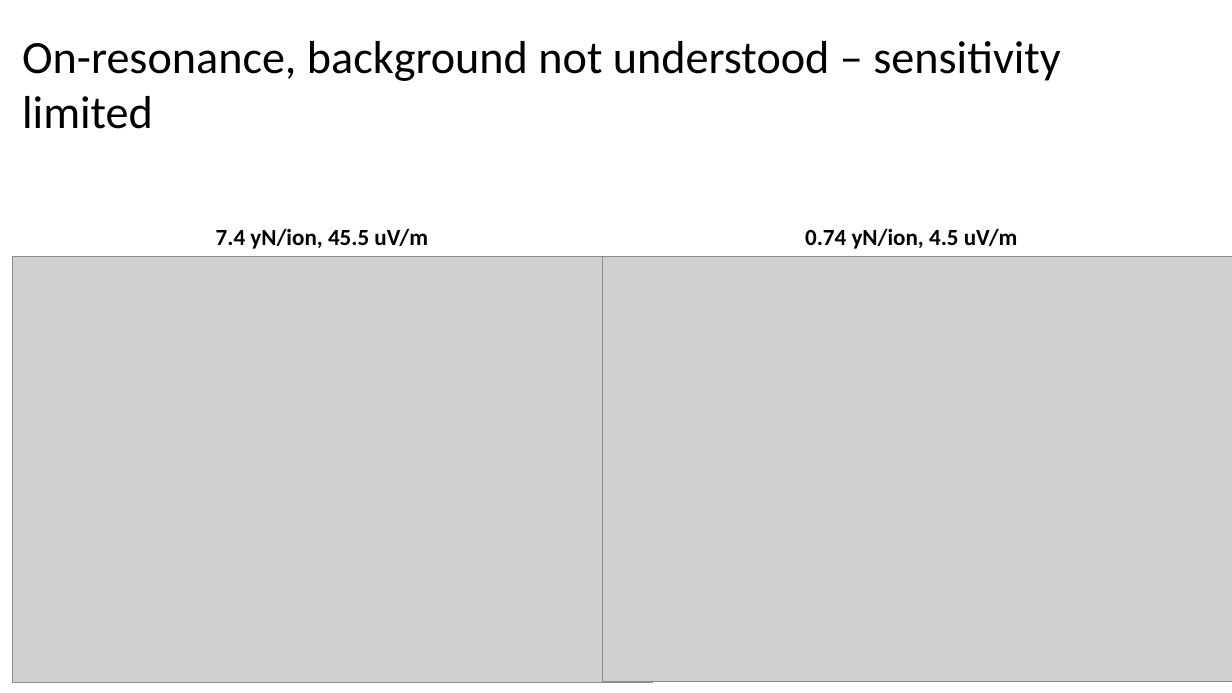
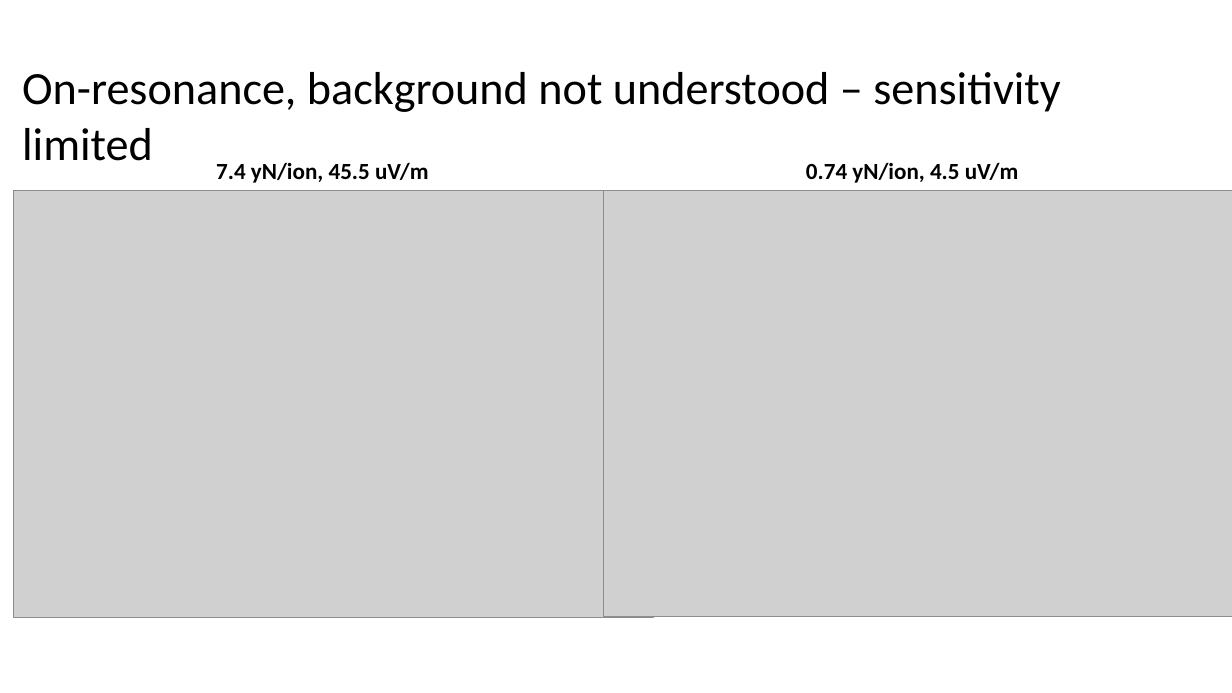
Before and after one commit to kgilmo/amplitude_sensing_paper, a slide deck: slide 11 of amplitude_sensing_penning.pptx. Drawn at 1232x693 pixels with LibreOffice and Linux fonts; fonts in the diff are those of the drawing; grey boxes stand for pictures. Boxes give left, top, right and bottom in pixels: in the first picture for what was removed or moved away, otherwise in the second. Text is boxed around its words. In the diff, an @@ line names an element or a change of style, - is before the commit and + after.

```diff
--- a/amplitude_sensing_penning.pptx
+++ b/amplitude_sensing_penning.pptx
@@ text "On-resonance, background not understood – ...": place and size @@
-text "On-resonance, background not understood – ..." at [22, 41, 1060, 129]
+text "On-resonance, background not understood – ..." at [22, 72, 1060, 161]
@@ 2 pictures, 2 texts: place and size @@
-2 pictures, 2 texts at [13, 228, 1232, 683]
+2 pictures, 2 texts at [13, 162, 1232, 617]
```
Also in this commit, not shown: 7 other slides changed, 3 slides added, 6 other files.
